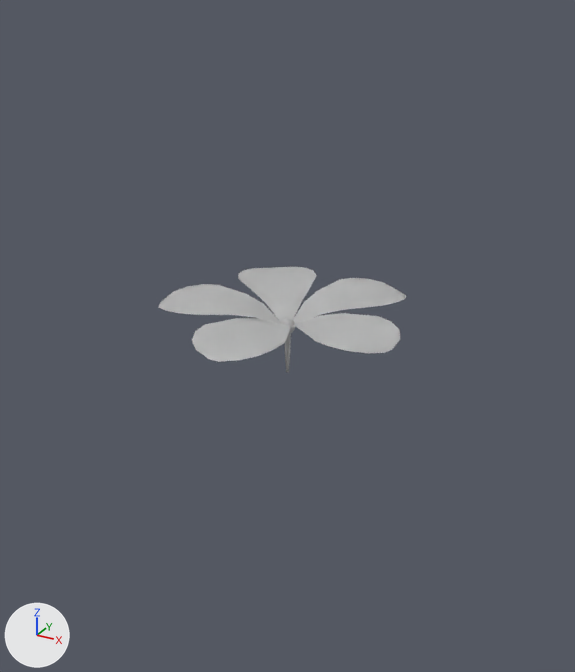
The Blender file src/blender/spring.blend, before and after one commit.
Camera for both pictures: a 50 mm camera at (3.64, -5.21, 3.81) aimed at (0.19, 1.07, 0.67). Every picture has the same lights, and +X, +Y and +Z are marked at lower left.

Objects in the first picture: 'blossom.004', 'blossom.014'.
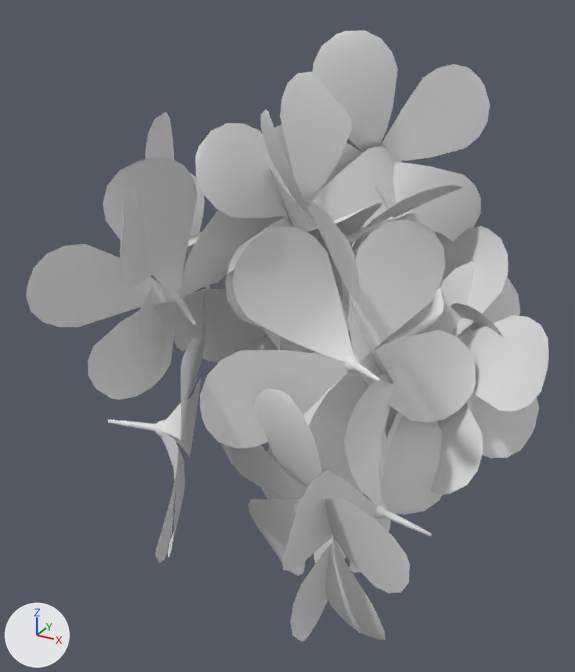
Changed parts and their boxes [x1, y1, x2, y2] in the pictures (575 x 672 px):
'blossom.005', moved, turned (not visible before): after [200, 219, 476, 494]
'blossom.015', moved, turned (not visible before): after [26, 157, 288, 400]
'blossom.014', moved, turned: before [159, 267, 407, 372]; after [282, 368, 432, 641]
'blossom.003', moved, turned (not visible before): after [275, 30, 490, 243]
'blossom.011', moved, turned (not visible before): after [195, 72, 402, 327]
'blossom.012', moved, turned (not visible before): after [222, 388, 410, 640]
'blossom.010', moved, turned (not visible before): after [381, 226, 549, 495]
'blossom.009', moved, turned (not visible before): after [302, 250, 539, 515]
'blossom.016', moved, turned (not visible before): after [120, 113, 235, 383]
'blossom.004', moved, turned: before [277, 309, 282, 316]; after [261, 110, 394, 384]
'blossom.019', moved, turned (not visible before): after [108, 295, 206, 563]
'blossom.020', moved, turned (not visible before): after [215, 185, 463, 287]
'blossom.007', moved, turned (not visible before): after [240, 288, 444, 426]
'blossom', moved, turned (not visible before): after [365, 234, 502, 336]
'blossom.018', moved, turned (not visible before): after [200, 326, 353, 500]
'blossom.008', moved, turned (not visible before): after [279, 196, 321, 353]
'blossom.001', moved, turned (not visible before): after [375, 187, 454, 257]
'blossom.013', moved, turned (not visible before): after [188, 232, 211, 289]

The change in detail:
Object 'blossom' (ob_blossom) moves from (0.14, 1.16, 0.78) to (1.17, 1.93, 0.54).
Object 'blossom' (ob_blossom) turns from (0, 0, 0) to (-58, 2.7, -23) degrees about x, y and z.
Object 'blossom.001' (ob_blossom_001) moves from (0.14, 1.16, 0.78) to (0.39, 2.38, 0.79).
Object 'blossom.001' (ob_blossom_001) turns from (0, 0, 0) to (-52, 61, 28) degrees about x, y and z.
Object 'blossom.003' (ob_blossom_003) moves from (0.14, 1.16, 0.78) to (0.47, 2.4, 2.18).
Object 'blossom.003' (ob_blossom_003) turns from (0, 0, 0) to (-5.5, 88, -57) degrees about x, y and z.
Object 'blossom.004' (ob_blossom_004) moves from (0.14, 1.16, 0.78) to (0.8, 0.86, 1.75).
Object 'blossom.004' (ob_blossom_004) turns from (0, 0, 0) to (40, -120, -1.5) degrees about x, y and z.
Object 'blossom.005' (ob_blossom_005) moves from (0.14, 1.16, 0.78) to (1.25, 0.23, 0.98).
Object 'blossom.005' (ob_blossom_005) turns from (0, 0, 0) to (-63, 112, 73) degrees about x, y and z.
Object 'blossom.007' (ob_blossom_007) moves from (0.14, 1.16, 0.78) to (0.45, 1.42, 0.61).
Object 'blossom.007' (ob_blossom_007) turns from (0, 0, 0) to (23, -28, 18) degrees about x, y and z.
Object 'blossom.008' (ob_blossom_008) moves from (0.14, 1.16, 0.78) to (0.48, 1.63, 0.71).
Object 'blossom.008' (ob_blossom_008) turns from (0, 0, 0) to (-98, 62, 90) degrees about x, y and z.
Object 'blossom.009' (ob_blossom_009) moves from (0.14, 1.16, 0.78) to (1.41, 1.28, 0.45).
Object 'blossom.009' (ob_blossom_009) turns from (0, 0, 0) to (49, -54, 75) degrees about x, y and z.
Object 'blossom.010' (ob_blossom_010) moves from (0.14, 1.16, 0.78) to (1.49, 1.4, 0.63).
Object 'blossom.010' (ob_blossom_010) turns from (0, 0, 0) to (38, 119, 100) degrees about x, y and z.
Object 'blossom.011' (ob_blossom_011) moves from (0.14, 1.16, 0.78) to (0.1, 1.55, 1.81).
Object 'blossom.011' (ob_blossom_011) turns from (0, 0, 0) to (-62, 56, -92) degrees about x, y and z.
Object 'blossom.012' (ob_blossom_012) moves from (0.14, 1.16, 0.78) to (1.09, -0.04, -0.29).
Object 'blossom.012' (ob_blossom_012) turns from (0, 0, 0) to (47, -109, 18) degrees about x, y and z.
Object 'blossom.013' (ob_blossom_013) moves from (0.14, 1.16, 0.78) to (-1.28, 1.56, 1.09).
Object 'blossom.013' (ob_blossom_013) turns from (0, 0, 0) to (18, -26, -31) degrees about x, y and z.
Object 'blossom.014' (ob_blossom_014) moves from (0.14, 1.16, 0.78) to (1.52, 0.21, -0.35).
Object 'blossom.014' (ob_blossom_014) turns from (0, 0, 0) to (-69, 72, 105) degrees about x, y and z.
Object 'blossom.015' (ob_blossom_015) moves from (0.14, 1.16, 0.78) to (-0.58, 0.32, 1.22).
Object 'blossom.015' (ob_blossom_015) turns from (0, 0, 0) to (-36, -77, 0.9) degrees about x, y and z.
Object 'blossom.016' (ob_blossom_016) moves from (0.14, 1.16, 0.78) to (-0.76, 0.73, 1.47).
Object 'blossom.016' (ob_blossom_016) turns from (0, 0, 0) to (81, 100, -79) degrees about x, y and z.
Object 'blossom.018' (ob_blossom_018) moves from (0.14, 1.16, 0.78) to (0.35, 1.18, 0.21).
Object 'blossom.018' (ob_blossom_018) turns from (0, 0, 0) to (-34, 81, -60) degrees about x, y and z.
Object 'blossom.019' (ob_blossom_019) moves from (0.14, 1.16, 0.78) to (-0.35, -0.2, 0.12).
Object 'blossom.019' (ob_blossom_019) turns from (0, 0, 0) to (-62, 109, -35) degrees about x, y and z.
Object 'blossom.020' (ob_blossom_020) moves from (0.14, 1.16, 0.78) to (0.54, 1.52, 1.42).
Object 'blossom.020' (ob_blossom_020) turns from (0, 0, 0) to (-27, -21, 36) degrees about x, y and z.
